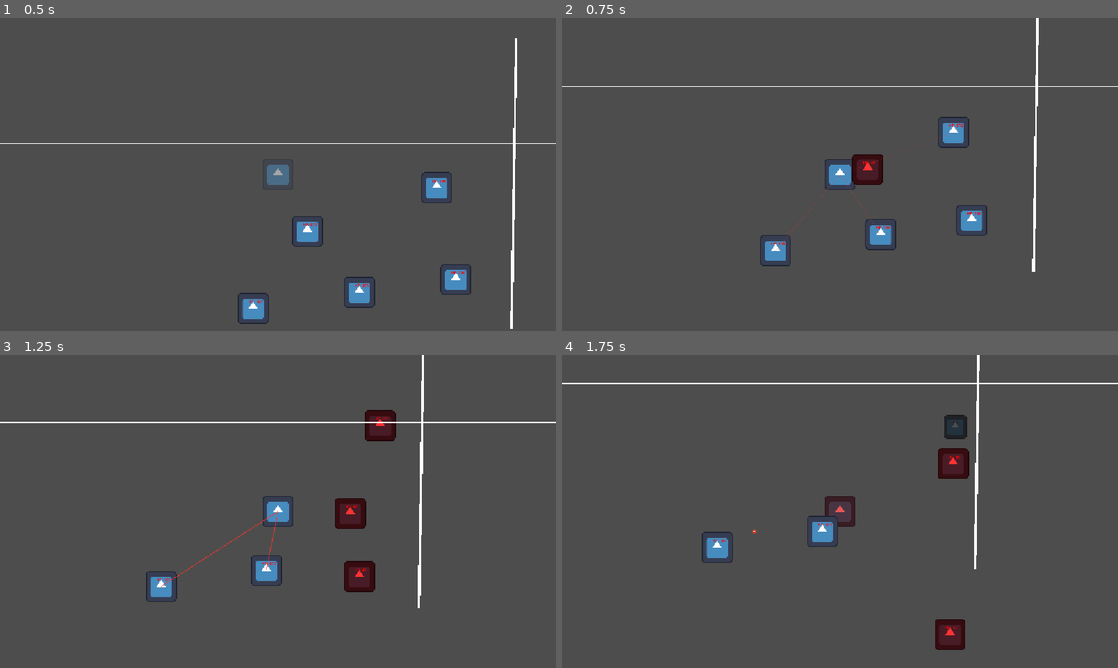
Above: before the commit, frames 1-4 (two rows, left to right).
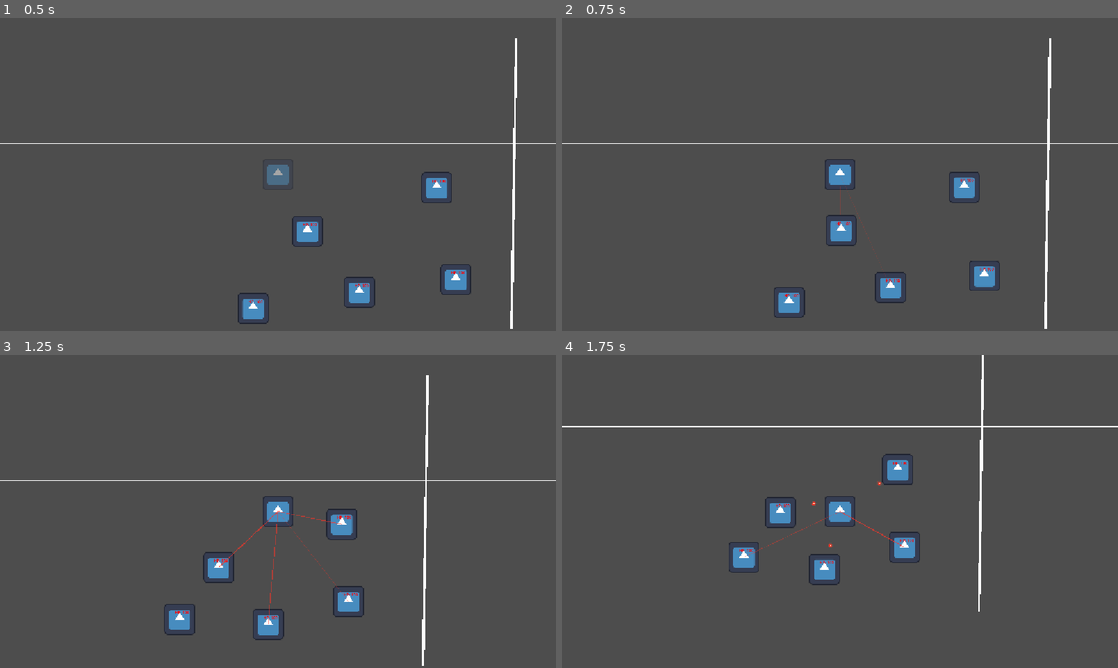
Above: after the commit, the same moments.

Repository: huajianwanzhao/xueyuanlu_gamejam
Game: Godot game, scene res://scenes/levels/level_01.tscn
Two runs of this game, one before a commit and one after it. Both use one fixed random seed, a clock stepped at 60 frames per second and the inputs below. The engine's default icon, where the game draws it, is replaced by a stand-in: a white triangle on a blue panel in a dark square.
Inputs (mouse positions are in pixels of both pictures, inside the frame that each line leads up to):
- Up to frame 1 (0.5 s): no input
- Up to frame 2 (0.75 s): tap Enter at 0.5 s; move the mouse to (962, 158) at 0.52 s; hold Right (ui_right) from 0.53 s (still down); click (962, 158) at 0.6 s
- Up to frame 3 (1.25 s): keep holding Right (ui_right)
- Up to frame 4 (1.75 s): move the mouse to (728, 527) at 1.27 s; release Right (ui_right) at 1.28 s; hold Down (ui_down) from 1.28 s (still down); click (728, 527) at 1.35 s

Frame 1 is identical in both runs. In frame 2, 4.7% of the frame differs, in the area x 0-100%, y 0-100%; in frame 3, 5.4%; in frame 4, 5.7%, in the area x 0-100%, y 0-95%.

Commit message:
feat: 实体化冲击——幽灵态贴住敌人变实体，重叠敌人沿球心连线被弹飞并画出方向箭头
旧机制（鼠标瞄准 + 瞬移落点 + 路径扫掠眩晕）整套移除：幽灵态能穿模，所以攻击方式改成走到敌人身上再变实。
- player.gd: _materialize_impact() 用 CircleShape2D(85) 做 intersect_shape 找重叠敌人；
  每个都沿 normalize(enemy.pos - player.pos) 以 overlap_launch_speed=2600 弹飞，额外扣 overlap_impact_damage=30；
  删除 search_radius / sweep_radius / launch_base_speed / _point_to_line_distance。
- script/launch_arrow.gd: 纯 _draw 箭头（170px、青色、0.5s 淡出），每弹飞一个敌人画一根。
- docs: README 与 游戏结构.md 同步新机制。
- 顺带带上调试时的数值改动：player.tscn switch_cooldown=5.0；enemy.gd 删掉没用的 @export var e。

Diff:
--- a/scenes/player.tscn
+++ b/scenes/player.tscn
@@ -10,6 +10,7 @@
 script = ExtResource("1_onrkg")
 ghost_speed = 700.0
 real_speed = 500.0
+switch_cooldown = 5.0
 
 [node name="CollisionShape2D" type="CollisionShape2D" parent="." unique_id=216006608]
 shape = SubResource("CircleShape2D_e5qy5")
--- a/script/enemy.gd
+++ b/script/enemy.gd
@@ -20,7 +20,6 @@
 @export var launch_damage: float = 20.0 # 被弹飞时立刻扣的血
 @export var corpse_damage_factor: float = 0.12 # 尸体砸人的伤害系数（也按法向相对速度算）
 @export var stop_speed: float = 150.0 # 速度低于这个就当球停住了，结束飞行状态（真实台球也会被滚动摩擦停下）
-@export var e:float = 0.7
 
 @export_group("射击")
 @export var can_shoot: bool = true # 这个敌人会不会开枪
--- /dev/null
+++ b/script/launch_arrow.gd
@@ -0,0 +1,41 @@
+extends Node2D
+class_name LaunchArrow
+
+# 实体化冲击的方向指示箭头：从玩家身上出发、指向敌人被弹飞的方向，0.5 秒内淡出。
+# 纯 _draw 绘制，没有贴图依赖；由 script/player.gd 的 _spawn_arrow() 动态 new 出来。
+
+@export var color: Color = Color(0.4, 1.0, 0.9, 1.0)
+@export var length: float = 170.0
+@export var lifetime: float = 0.5
+@export var thickness: float = 9.0
+
+var _t: float = 0.0
+
+func _ready() -> void:
+	z_index = 100 # 盖在角色和敌人上面
+
+func _process(delta: float) -> void:
+	_t += delta
+	if _t >= lifetime:
+		queue_free()
+		return
+	queue_redraw()
+
+func _draw() -> void:
+	var k: float = clampf(_t / lifetime, 0.0, 1.0)
+	var alpha: float = 1.0 - k * k # 先亮着，后半段快速淡出
+	var l: float = length * (1.0 - 0.22 * k) # 稍微缩短一点，像甩出去的
+	var head: float = minf(thickness * 3.6, l * 0.45)
+	var tail := Vector2(maxf(l - head, 0.0), 0.0)
+	var c := Color(color.r, color.g, color.b, color.a * alpha)
+
+	# 外层光晕
+	draw_line(Vector2.ZERO, tail, Color(c.r, c.g, c.b, c.a * 0.3), thickness * 2.4, true)
+	# 主干
+	draw_line(Vector2.ZERO, tail, c, thickness, true)
+	# 箭头（三角）
+	draw_colored_polygon(PackedVector2Array([
+		Vector2(l, 0.0),
+		Vector2(l - head, head * 0.62),
+		Vector2(l - head, -head * 0.62),
+	]), c)
--- a/script/player.gd
+++ b/script/player.gd
@@ -8,17 +8,21 @@
 @export var ghost_speed: float = 300.0
 @export var real_speed: float = 200.0
 
-@export_group("出杆参数")
+@export_group("出杆（实体化冲击）")
 @export var switch_cooldown: float = 1.0
-@export var search_radius: float = 400.0 # 搜索半径（400很大了，基本屏幕内都能抓到）
-@export var sweep_radius: float = 40.0
-@export var launch_base_speed: float = 1200.0
+@export var overlap_launch_speed: float = 2600.0 # 实体化瞬间把重叠敌人弹飞的速度，要「非常大」
+@export var overlap_impact_damage: float = 30.0 # 每次实体化冲击额外扣的血
+@export var arrow_length: float = 170.0 # 弹飞方向箭头的长度
+@export var arrow_color: Color = Color(0.4, 1.0, 0.9, 1.0) # 箭头颜色
 
 @export_group("受击")
 @export var hit_lockout: float = 1.5 # 被敌人子弹打中后，多久不能再出杆
 var can_switch: bool = true
 var cooldown_timer: float = 0.0
 var current_attack_id: int = 0
+
+# 弹飞方向指示箭头（纯绘制节点，见 script/launch_arrow.gd）
+const ARROW_SCRIPT := preload("res://script/launch_arrow.gd")
 
 @onready var collision_shape: CollisionShape2D = $CollisionShape2D
 
@@ -47,7 +51,10 @@
 	if not can_switch: return
 
 	if current_state == State.GHOST:
-		_execute_teleport_impact()
+		# 幽灵态能穿过敌人，所以「实体化」就是唯一的攻击手段：
+		# 贴着敌人点一下，把自己变成实体，重叠的敌人被撞飞。
+		_materialize_impact()
+		_enter_real_state()
 	else:
 		_enter_ghost_state()
 
@@ -59,81 +66,79 @@
 	velocity = Vector2.ZERO
 	modulate = Color(1, 1, 1, 0.5)
 
-func _enter_real_state(new_pos: Vector2) -> void:
+func _enter_real_state() -> void:
 	current_state = State.REAL
-	global_position = new_pos
 	velocity = Vector2.ZERO
 	can_switch = false
 	cooldown_timer = switch_cooldown
 	modulate = Color(1, 1, 1, 1)
 
+	# 实体化后 0.15 秒无敌帧：碰撞体晚一点打开，避免刚实体化就被贴脸的敌人顶飞
 	collision_shape.set_deferred("disabled", true)
 	await get_tree().create_timer(0.15).timeout
 	if current_state == State.REAL:
 		collision_shape.set_deferred("disabled", false)
 
 
-# ================= 核心：纯数学暴力寻敌 =================
-func _execute_teleport_impact() -> void:
-	var from_pos := global_position
-	var mouse_pos := get_global_mouse_position()
-	var launch_dir := (mouse_pos - from_pos).normalized()
-
-	if launch_dir == Vector2.ZERO:
-		launch_dir = Vector2.RIGHT
+# ================= 核心：实体化冲击 =================
+# 幽灵态没有碰撞体、可以自由穿过敌人；变回实体的那一瞬间，
+# 凡是和自己碰撞体积有重合的敌人，都沿「两个圆心的连线」被弹飞出去。
+func _materialize_impact() -> void:
+	var targets := _find_overlapping_enemies()
+	if targets.is_empty():
+		return # 没贴到人，就是安静地变回实体
 
 	current_attack_id += 1
+	for enemy in targets:
+		# 方向 = 两球球心连线（从自己指向对方），和敌人自己怎么动无关
+		var dir: Vector2 = enemy.global_position - global_position
+		if dir.length() < 0.001:
+			dir = Vector2.RIGHT
+		dir = dir.normalized()
 
-	# 在场景树中直接找到所有 Enemy 类
-	var all_enemies = get_tree().root.find_children("*", "Enemy", true, false)
-	var primary_target: Enemy = null
-	var min_dist: float = INF
+		_spawn_arrow(dir)
+		enemy.apply_launch_velocity(dir * overlap_launch_speed, current_attack_id, overlap_impact_damage)
+		print("💥 实体化冲击: ", enemy.name, " 弹飞速度 ", int(overlap_launch_speed), " 方向 ", dir)
 
-	for e in all_enemies:
-		if e is Enemy:
-			# 如果已经死了，跳过
-			if e.current_state == e.State.DEAD:
-				continue
 
-			# 计算敌人距离玩家的距离（受 search_radius 限制）
-			var dist_to_player = from_pos.distance_to(e.global_position)
-			if dist_to_player <= search_radius:
-				# 找离鼠标最近的那个敌人
-				var dist_to_mouse = e.global_position.distance_to(mouse_pos)
-				if dist_to_mouse < min_dist:
-					min_dist = dist_to_mouse
-					primary_target = e
+# 用自己碰撞体那个圆做一次重叠查询，找出真正和玩家重合的敌人
+func _find_overlapping_enemies() -> Array:
+	var result: Array = []
+	var params := PhysicsShapeQueryParameters2D.new()
+	params.shape = _overlap_shape()
+	params.transform = global_transform
+	params.collide_with_areas = false
+	params.collide_with_bodies = true
+	var exclude: Array[RID] = [get_rid()]
+	params.exclude = exclude
 
-	var to_pos = mouse_pos # 默认落点
+	var hits := get_world_2d().direct_space_state.intersect_shape(params, 16)
+	for h in hits:
+		var c = h.collider
+		if c is Enemy and c.current_state != c.State.DEAD:
+			result.append(c)
+	return result
 
-	if primary_target:
-		# 强制把落点设为目标敌人面前
-		to_pos = primary_target.global_position - (launch_dir * 15.0)
-		print("🎯 锁定目标: ", primary_target.name, " (距鼠标: ", int(min_dist), "px)")
-	else:
-		print("⚠️ 出杆落空。搜索半径内没找到活着的 Enemy。")
 
-	# 路径扫掠：找起点到终点这条线段附近的敌人
-	var path_enemies = []
-	for e in all_enemies:
-		if e is Enemy and e != primary_target and e.current_state != e.State.DEAD:
-			# 点到线段的最短距离
-			var dist_to_line = _point_to_line_distance(e.global_position, from_pos, to_pos)
-			if dist_to_line <= sweep_radius:
-				path_enemies.append(e)
+func _overlap_shape() -> Shape2D:
+	if collision_shape and collision_shape.shape:
+		return collision_shape.shape.duplicate()
+	var fallback := CircleShape2D.new()
+	fallback.radius = 85.0
+	return fallback
 
-	for enemy in path_enemies:
-		var dir = (to_pos - from_pos).normalized()
-		enemy.apply_path_stun(dir)
-		print("✅ 路径扫到: ", enemy.name)
 
-	# 执行弹射
-	if primary_target:
-		primary_target.apply_launch(launch_dir, launch_base_speed, current_attack_id)
-		print("🔥 终点弹射命中: ", primary_target.name)
-
-	_enter_real_state(to_pos)
-
+# 箭头：从自己身上出发、指向弹飞方向，0.5 秒内淡出
+func _spawn_arrow(dir: Vector2) -> void:
+	var host: Node = get_tree().current_scene
+	if host == null: host = get_parent()
+	if host == null: return
+	var arrow = ARROW_SCRIPT.new()
+	arrow.length = arrow_length
+	arrow.color = arrow_color
+	host.add_child(arrow)
+	arrow.global_position = global_position
+	arrow.rotation = dir.angle()
 
 
 
@@ -150,14 +155,3 @@
 	await get_tree().create_timer(0.25).timeout
 	if current_state == State.GHOST:
 		modulate = Color(1, 1, 1, 0.5)
-
-
-# 辅助数学函数：计算点到线段的距离
-func _point_to_line_distance(point: Vector2, line_start: Vector2, line_end: Vector2) -> float:
-	var line_vec = line_end - line_start
-	var line_len = line_vec.length()
-	if line_len == 0: return point.distance_to(line_start)
-
-	var t = max(0, min(1, (point - line_start).dot(line_vec) / (line_len * line_len)))
-	var projection = line_start + t * line_vec
-	return point.distance_to(projection)
Not shown, added: script/launch_arrow.gd.uid
Not shown, changed: README.md
Not shown, changed: 游戏结构.md
